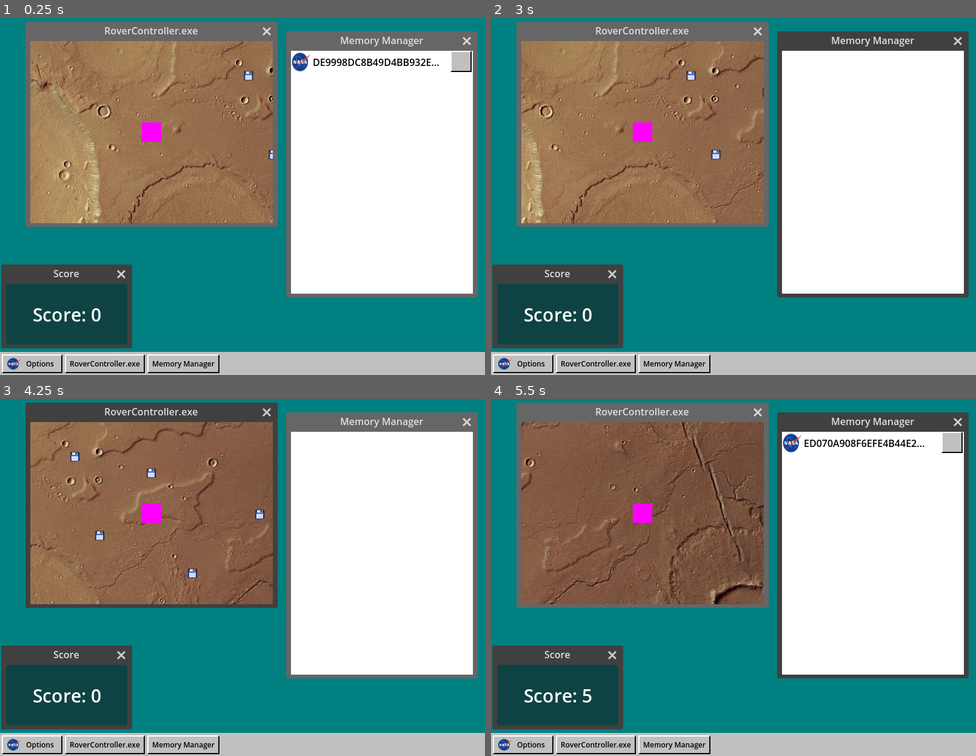
Above: before the commit, frames 1-4 (two rows, left to right).
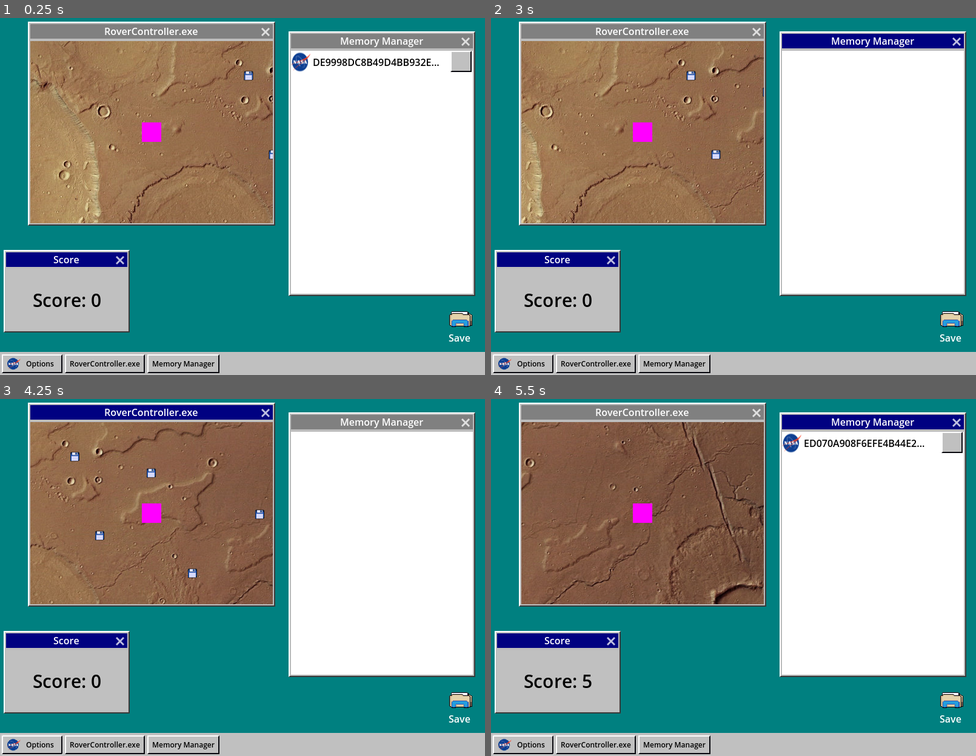
Above: after the commit, the same moments.

Repository: jerrutledge/Mars-Roverflow
Game: Godot game, scene res://scenes/Desktop.tscn
The game is run twice, just before and just after one commit, with the same random seed, the same clock (stepped at 60 frames per second) and the same inputs.
Inputs (mouse positions are in pixels of both pictures, inside the frame that each line leads up to):
- Up to frame 1 (0.25 s): no input
- Up to frame 2 (3 s): click "RoverController.exe" at 0.5 s; click "Memory Manager" at 1.25 s; click "Options" at 2 s; move the mouse to (840, 175) at 2.77 s; hold D (rover_right) from 2.78 s (still down); hold Backspace (delete) from 2.78 s (still down); click (840, 175) at 2.92 s
- Up to frame 3 (4.25 s): release D (rover_right) at 3.5 s; release Backspace (delete) at 3.5 s; drag from (145, 591) to (218, 645) at 3.52 s
- Up to frame 4 (5.5 s): move the mouse to (782, 495) at 4.27 s; hold D (rover_right) 4.28-5 s; hold Backspace (delete) 4.28-5 s; click (782, 495) at 4.42 s; drag from (709, 645) to (588, 520) at 5.02 s

The runs differ from the first frame. In frame 1, 16% of the frame differs, in the area x 0-99%, y 1-93%; in frame 2, 15%; in frame 3, 15%; in frame 4, 15%.

Commit message:
Refactor Desktop scene

Diff:
--- a/scenes/Desktop.tscn
+++ b/scenes/Desktop.tscn
@@ -6,6 +6,8 @@
 [ext_resource type="PackedScene" uid="uid://bnundixphma7d" path="res://scenes/MemoryManager.tscn" id="3_hlkov"]
 [ext_resource type="Texture2D" uid="uid://qc5k8aodpp2u" path="res://assets/nasa_logo_icon_170926.png" id="3_qhokj"]
 [ext_resource type="PackedScene" uid="uid://bt6nrsl1aluhf" path="res://scenes/score_panel.tscn" id="5_b3l3f"]
+[ext_resource type="Texture2D" uid="uid://cty776kh62ayt" path="res://assets/File_image.png" id="7_d57pg"]
+[ext_resource type="Script" path="res://src/SaveIcon.gd" id="7_mj56w"]
 
 [node name="Desktop" type="Control"]
 layout_mode = 3
@@ -17,40 +19,26 @@
 theme = ExtResource("1_xlljx")
 script = ExtResource("2_207jo")
 
-[node name="SubViewport" type="SubViewportContainer" parent="."]
-layout_mode = 1
-anchors_preset = 15
-anchor_right = 1.0
-anchor_bottom = 1.0
-offset_bottom = -38.0
-grow_horizontal = 2
-grow_vertical = 2
-
-[node name="SubViewport" type="SubViewport" parent="SubViewport"]
-unique_name_in_owner = true
-handle_input_locally = false
-render_target_update_mode = 4
-
-[node name="RoverControllerWindow" type="Window" parent="SubViewport/SubViewport"]
+[node name="RoverControllerWindow" type="Window" parent="."]
 title = "RoverController.exe"
 position = Vector2i(50, 50)
 size = Vector2i(400, 300)
 
-[node name="Mars" parent="SubViewport/SubViewport/RoverControllerWindow" instance=ExtResource("1_prma1")]
+[node name="Mars" parent="RoverControllerWindow" instance=ExtResource("1_prma1")]
 
-[node name="MemoryManager" type="Window" parent="SubViewport/SubViewport"]
+[node name="MemoryManager" type="Window" parent="."]
 title = "Memory Manager"
 position = Vector2i(480, 66)
 size = Vector2i(300, 400)
 
-[node name="MemoryManagerBase" parent="SubViewport/SubViewport/MemoryManager" instance=ExtResource("3_hlkov")]
+[node name="MemoryManagerBase" parent="MemoryManager" instance=ExtResource("3_hlkov")]
 
-[node name="Score" type="Window" parent="SubViewport/SubViewport"]
+[node name="Score" type="Window" parent="."]
 title = "Score"
-position = Vector2i(10, 450)
+position = Vector2i(10, 426)
 size = Vector2i(200, 100)
 
-[node name="ScorePanel" parent="SubViewport/SubViewport/Score" instance=ExtResource("5_b3l3f")]
+[node name="ScorePanel" parent="Score" instance=ExtResource("5_b3l3f")]
 
 [node name="Taskbar" type="Panel" parent="."]
 custom_minimum_size = Vector2(0, 38)
@@ -59,6 +47,7 @@
 anchor_top = 1.0
 anchor_right = 1.0
 anchor_bottom = 1.0
+offset_top = -38.0
 grow_horizontal = 2
 grow_vertical = 0
 
@@ -88,3 +77,30 @@
 [node name="MemoryManagerButton" type="Button" parent="Taskbar/HBoxContainer"]
 layout_mode = 2
 text = "Memory Manager"
+
+[node name="SaveIcon" type="VBoxContainer" parent="."]
+layout_mode = 1
+anchors_preset = 3
+anchor_left = 1.0
+anchor_top = 1.0
+anchor_right = 1.0
+anchor_bottom = 1.0
+offset_left = -60.0
+offset_top = -109.0
+offset_right = -20.0
+offset_bottom = -50.0
+grow_horizontal = 0
+grow_vertical = 0
+script = ExtResource("7_mj56w")
+
+[node name="TextureRect" type="TextureRect" parent="SaveIcon"]
+layout_mode = 2
+texture = ExtResource("7_d57pg")
+
+[node name="Label" type="Label" parent="SaveIcon"]
+layout_mode = 2
+theme_override_colors/font_color = Color(1, 1, 1, 1)
+text = "Save"
+
+[connection signal="mouse_entered" from="SaveIcon" to="SaveIcon" method="_on_mouse_entered"]
+[connection signal="mouse_exited" from="SaveIcon" to="SaveIcon" method="_on_mouse_exited"]
--- a/src/Desktop.gd
+++ b/src/Desktop.gd
@@ -5,7 +5,6 @@
 var dragged_item = preload("res://scenes/DraggedData.tscn")
 
 @export var init_new_window : Vector2 = Vector2(400, 200)
-@onready var sub_viewport = %SubViewport
 
 var new_window_spawn : Vector2 = init_new_window
 
@@ -26,7 +25,7 @@
 	window.title = item.file_name
 	window.get_node("Text").text = item.data
 	window.item = item
-	sub_viewport.add_child(window)
+	add_child(window)
 
 func _on_game_over():
 	add_child(game_over_popup.instantiate())
--- /dev/null
+++ b/src/SaveIcon.gd
@@ -0,0 +1,13 @@
+extends VBoxContainer
+
+var mouse_on = false
+
+func _on_mouse_entered():
+	mouse_on = true
+
+func _on_mouse_exited():
+	mouse_on = false
+
+func released(item : Object):
+	if mouse_on and item.has_method("saved"):
+		item.saved()
Not shown: 1 places in scenes/Desktop.tscn that only renumber resources
